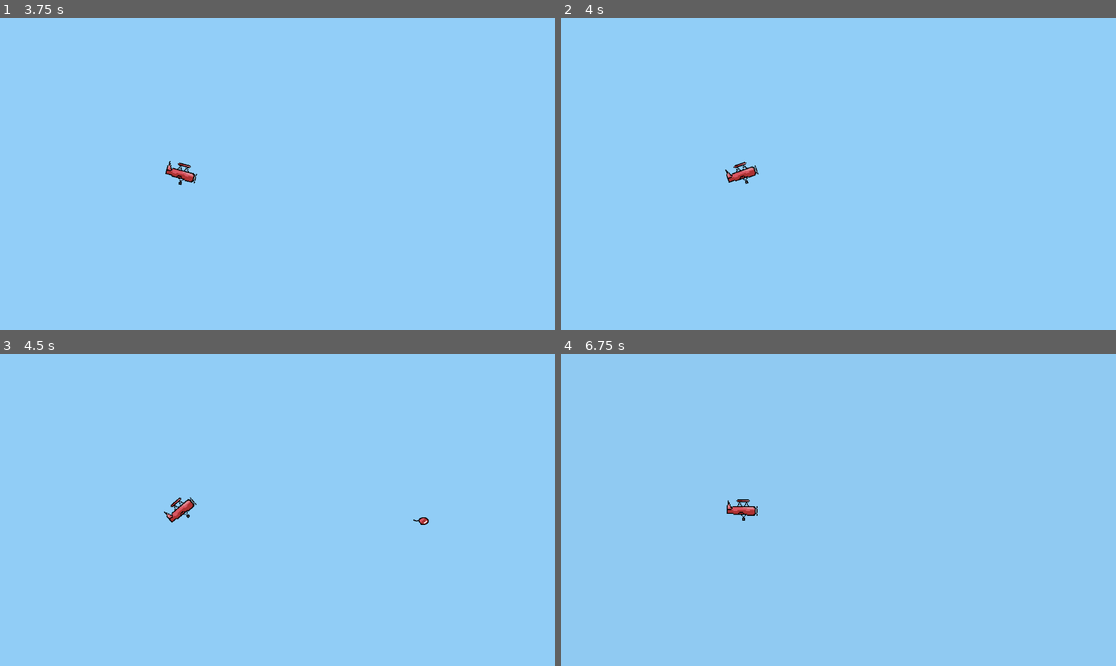
Above: before the commit, frames 1-4 (two rows, left to right).
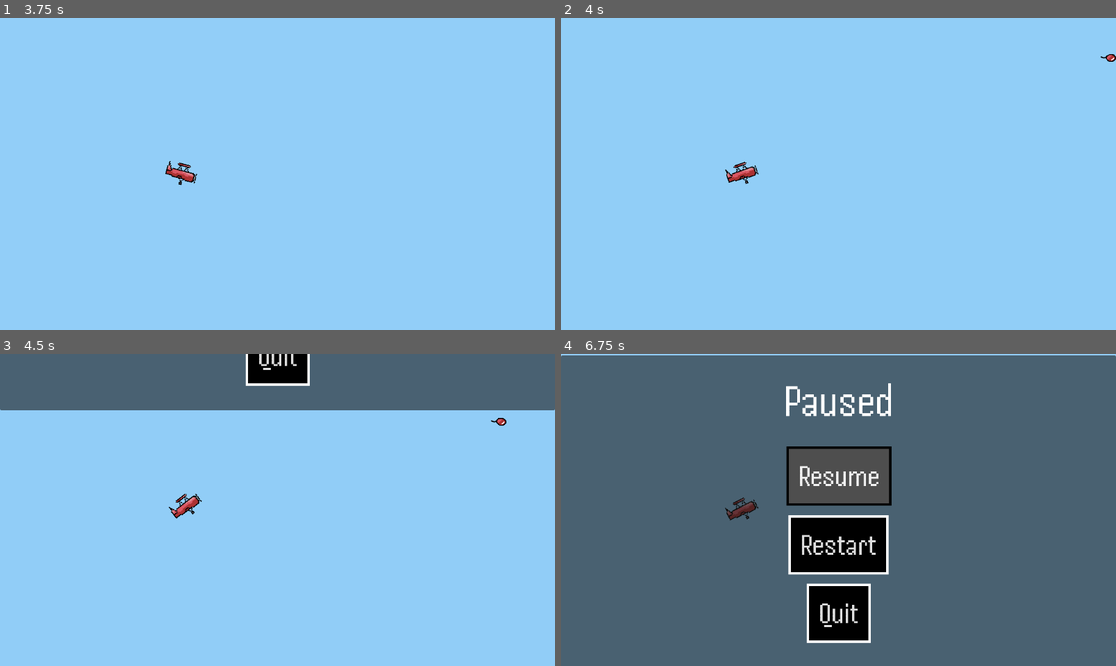
Above: after the commit, the same moments.

Repository: ShellShift/turbulence
Game: Godot game, scene res://scenes/game.tscn
Two runs of this game, one before a commit and one after it. Both use one fixed random seed, a clock stepped at 60 frames per second and the inputs below.
Inputs (mouse positions are in pixels of both pictures, inside the frame that each line leads up to):
- Up to frame 1 (3.75 s): hold Space (fly) 0.53-1.28 s; tap Space (fly) at 1.35, 2.85 s; hold Space (fly) 2.03-2.78 s; hold Space (fly) from 3.53 s (still down)
- Up to frame 2 (4 s): keep holding Space (fly)
- Up to frame 3 (4.5 s): tap Escape (pause, bound only after the commit) at 4.15 s; release Space (fly) at 4.28 s; tap Space (fly) at 4.35 s
- Up to frame 4 (6.75 s): click (838, 450) at 5 s, where only the run after the commit has a clickable "Resume"; hold Space (fly) 5.78-6.53 s; tap Space (fly) at 6.6 s

Frame 1 is identical in both runs. In frame 2, less than 0.1% of the frame differs, in the area x 97-100%, y 11-15%; in frame 3, 18%; in frame 4, 100%, in the area x 0-100%, y 0-100%.

Commit message:
Pause menu

Diff:
--- a/prefabs/scenes.tscn
+++ b/prefabs/scenes.tscn
@@ -1,6 +1,21 @@
 [gd_scene load_steps=6 format=3 uid="uid://s84eeyukb6oy"]
 
 [ext_resource type="Script" path="res://scripts/scenes.gd" id="1_g0xtq"]
+
+[sub_resource type="Animation" id="Animation_ulcwp"]
+length = 0.001
+tracks/0/type = "value"
+tracks/0/imported = false
+tracks/0/enabled = true
+tracks/0/path = NodePath("ColorRect:position")
+tracks/0/interp = 1
+tracks/0/loop_wrap = true
+tracks/0/keys = {
+"times": PackedFloat32Array(0),
+"transitions": PackedFloat32Array(1),
+"update": 0,
+"values": [Vector2(0, -648)]
+}
 
 [sub_resource type="Animation" id="Animation_ercqw"]
 resource_name = "slide_in"
@@ -15,21 +30,6 @@
 "transitions": PackedFloat32Array(-2, 1),
 "update": 0,
 "values": [Vector2(0, -648), Vector2(0, 0)]
-}
-
-[sub_resource type="Animation" id="Animation_ulcwp"]
-length = 0.001
-tracks/0/type = "value"
-tracks/0/imported = false
-tracks/0/enabled = true
-tracks/0/path = NodePath("ColorRect:position")
-tracks/0/interp = 1
-tracks/0/loop_wrap = true
-tracks/0/keys = {
-"times": PackedFloat32Array(0),
-"transitions": PackedFloat32Array(1),
-"update": 0,
-"values": [Vector2(0, -648)]
 }
 
 [sub_resource type="Animation" id="Animation_7gytm"]
@@ -55,6 +55,7 @@
 }
 
 [node name="Scenes" type="CanvasLayer"]
+process_mode = 3
 layer = 128
 script = ExtResource("1_g0xtq")
 
--- a/project.godot
+++ b/project.godot
@@ -11,6 +11,7 @@
 [application]
 
 config/name="brackeys-2024.2"
+config/tags=PackedStringArray("game_jam")
 run/main_scene="res://scenes/game.tscn"
 config/features=PackedStringArray("4.3")
 config/icon="res://icon.svg"
@@ -30,6 +31,12 @@
 , Object(InputEventMouseButton,"resource_local_to_scene":false,"resource_name":"","device":-1,"window_id":0,"alt_presse …(249 unchanged characters)…
 ]
 }
+pause={
+"deadzone": 0.5,
+"events": [Object(InputEventKey,"resource_local_to_scene":false,"resource_name":"","device":-1,"window_id":0,"alt_pressed":false,"shift_pressed":false,"ctrl_pressed":false,"meta_pressed":false,"pressed":false,"keycode":0,"physical_keycode":4194305,"key_label":0,"unicode":0,"location":0,"echo":false,"script":null)
+, Object(InputEventKey,"resource_local_to_scene":false,"resource_name":"","device":-1,"window_id":0,"alt_pressed":false,"shift_pressed":false,"ctrl_pressed":false,"meta_pressed":false,"pressed":false,"keycode":0,"physical_keycode":80,"key_label":0,"unicode":112,"location":0,"echo":false,"script":null)
+]
+}
 
 [rendering]
 
--- a/scenes/game.tscn
+++ b/scenes/game.tscn
@@ -1,10 +1,11 @@
-[gd_scene load_steps=16 format=3 uid="uid://xrkcj0ayqrqn"]
+[gd_scene load_steps=18 format=3 uid="uid://xrkcj0ayqrqn"]
 
 [ext_resource type="PackedScene" uid="uid://bxxdclsou0bic" path="res://prefabs/plane.tscn" id="1_3i0em"]
 [ext_resource type="Script" path="res://scripts/camera.gd" id="1_7jmaq"]
 [ext_resource type="FontFile" uid="uid://db71cti55fex3" path="res://graphics/Handjet.ttf" id="1_7rr75"]
 [ext_resource type="Script" path="res://scripts/lose_menu.gd" id="2_fpu3c"]
 [ext_resource type="Script" path="res://scripts/spawner.gd" id="3_l7hnn"]
+[ext_resource type="Script" path="res://scripts/pause_menu.gd" id="3_v2x1u"]
 [ext_resource type="PackedScene" uid="uid://d2rikdh5x743t" path="res://prefabs/balloon.tscn" id="4_26pqh"]
 [ext_resource type="PackedScene" uid="uid://cq6bvm8gcv3ro" path="res://prefabs/rock.tscn" id="5_lscy8"]
 
@@ -54,6 +55,33 @@
 Button/styles/hover = SubResource("StyleBoxFlat_im18e")
 Button/styles/normal = SubResource("StyleBoxFlat_3k7mb")
 Button/styles/pressed = SubResource("StyleBoxFlat_5qojt")
+
+[sub_resource type="Animation" id="Animation_65uy4"]
+length = 0.001
+tracks/0/type = "value"
+tracks/0/imported = false
+tracks/0/enabled = true
+tracks/0/path = NodePath(".:position")
+tracks/0/interp = 1
+tracks/0/loop_wrap = true
+tracks/0/keys = {
+"times": PackedFloat32Array(0),
+"transitions": PackedFloat32Array(1),
+"update": 0,
+"values": [Vector2(0, -648)]
+}
+tracks/1/type = "value"
+tracks/1/imported = false
+tracks/1/enabled = true
+tracks/1/path = NodePath(".:visible")
+tracks/1/interp = 1
+tracks/1/loop_wrap = true
+tracks/1/keys = {
+"times": PackedFloat32Array(0),
+"transitions": PackedFloat32Array(1),
+"update": 1,
+"values": [false]
+}
 
 [sub_resource type="Animation" id="Animation_45bcj"]
 resource_name = "slide"
@@ -82,8 +110,8 @@
 "values": [true]
 }
 
-[sub_resource type="Animation" id="Animation_65uy4"]
-length = 0.001
+[sub_resource type="Animation" id="Animation_5uuf8"]
+resource_name = "slide_out"
 tracks/0/type = "value"
 tracks/0/imported = false
 tracks/0/enabled = true
@@ -91,10 +119,10 @@
 tracks/0/interp = 1
 tracks/0/loop_wrap = true
 tracks/0/keys = {
-"times": PackedFloat32Array(0),
-"transitions": PackedFloat32Array(1),
+"times": PackedFloat32Array(0, 1),
+"transitions": PackedFloat32Array(-2, 1),
 "update": 0,
-"values": [Vector2(0, -648)]
+"values": [Vector2(0, 0), Vector2(0, 648)]
 }
 tracks/1/type = "value"
 tracks/1/imported = false
@@ -106,13 +134,14 @@
 "times": PackedFloat32Array(0),
 "transitions": PackedFloat32Array(1),
 "update": 1,
-"values": [false]
+"values": [true]
 }
 
 [sub_resource type="AnimationLibrary" id="AnimationLibrary_aqp2d"]
 _data = {
 "RESET": SubResource("Animation_65uy4"),
-"slide": SubResource("Animation_45bcj")
+"slide": SubResource("Animation_45bcj"),
+"slide_out": SubResource("Animation_5uuf8")
 }
 
 [node name="Game" type="Node2D"]
@@ -180,6 +209,80 @@
 "": SubResource("AnimationLibrary_aqp2d")
 }
 
+[node name="PauseMenu" type="Panel" parent="CanvasLayer"]
+process_mode = 3
+visible = false
+anchors_preset = 15
+anchor_right = 1.0
+anchor_bottom = 1.0
+grow_horizontal = 2
+grow_vertical = 2
+theme = SubResource("Theme_81lks")
+script = ExtResource("3_v2x1u")
+
+[node name="Label" type="Label" parent="CanvasLayer/PauseMenu"]
+layout_mode = 1
+anchors_preset = 5
+anchor_left = 0.5
+anchor_right = 0.5
+offset_left = -114.5
+offset_top = 41.0
+offset_right = 114.5
+offset_bottom = 149.0
+grow_horizontal = 2
+theme_override_font_sizes/font_size = 96
+text = "Paused"
+
+[node name="Resume" type="Button" parent="CanvasLayer/PauseMenu"]
+layout_mode = 1
+anchors_preset = 8
+anchor_left = 0.5
+anchor_top = 0.5
+anchor_right = 0.5
+anchor_bottom = 0.5
+offset_left = -46.0
+offset_top = -115.0
+offset_right = 47.0
+offset_bottom = -32.0
+grow_horizontal = 2
+grow_vertical = 2
+text = "Resume"
+
+[node name="Restart" type="Button" parent="CanvasLayer/PauseMenu"]
+layout_mode = 1
+anchors_preset = 8
+anchor_left = 0.5
+anchor_top = 0.5
+anchor_right = 0.5
+anchor_bottom = 0.5
+offset_left = -84.0
+offset_top = 27.5
+offset_right = 84.0
+offset_bottom = 110.5
+grow_horizontal = 2
+grow_vertical = 2
+text = "Restart"
+
+[node name="Quit" type="Button" parent="CanvasLayer/PauseMenu"]
+layout_mode = 1
+anchors_preset = 8
+anchor_left = 0.5
+anchor_top = 0.5
+anchor_right = 0.5
+anchor_bottom = 0.5
+offset_left = -46.0
+offset_top = 170.0
+offset_right = 47.0
+offset_bottom = 253.0
+grow_horizontal = 2
+grow_vertical = 2
+text = "Quit"
+
+[node name="AnimationPlayer" type="AnimationPlayer" parent="CanvasLayer/PauseMenu"]
+libraries = {
+"": SubResource("AnimationLibrary_aqp2d")
+}
+
 [node name="Camera" type="Camera2D" parent="." node_paths=PackedStringArray("target")]
 position = Vector2(100, 0)
 zoom = Vector2(2, 2)
@@ -204,8 +307,9 @@
 time = 2.0
 time_decrease = 0.05
 min_time = 0.25
-min = Vector2(-48, -48)
-max = Vector2(48, 48)
 
 [connection signal="pressed" from="CanvasLayer/LoseMenu/Restart" to="CanvasLayer/LoseMenu" method="restart"]
 [connection signal="pressed" from="CanvasLayer/LoseMenu/Quit" to="CanvasLayer/LoseMenu" method="quit"]
+[connection signal="pressed" from="CanvasLayer/PauseMenu/Resume" to="CanvasLayer/PauseMenu" method="toggle_pause"]
+[connection signal="pressed" from="CanvasLayer/PauseMenu/Restart" to="CanvasLayer/PauseMenu" method="restart"]
+[connection signal="pressed" from="CanvasLayer/PauseMenu/Quit" to="CanvasLayer/PauseMenu" method="quit"]
--- a/scripts/lose_menu.gd
+++ b/scripts/lose_menu.gd
@@ -1,4 +1,4 @@
-extends Panel
+class_name LoseMenu extends Panel
 
 func restart():
 	Scenes.reload()
--- /dev/null
+++ b/scripts/pause_menu.gd
@@ -0,0 +1,14 @@
+extends LoseMenu
+
+@onready var animation = $AnimationPlayer
+
+func toggle_pause():
+	get_tree().paused = !get_tree().paused
+	if get_tree().paused:
+		animation.play("slide")
+	else:
+		animation.play("slide_out")
+
+func _process(_delta):
+	if Input.is_action_just_pressed("pause"):
+		toggle_pause()
--- a/scripts/scenes.gd
+++ b/scripts/scenes.gd
@@ -6,6 +6,7 @@
 	animation.play("slide_in")
 	await animation.animation_finished
 	get_tree().reload_current_scene()
+	get_tree().paused = false
 	animation.play("slide_out")
 
 func load_scene(path):
@@ -13,4 +14,5 @@
 	await animation.animation_finished
 	var packed = load("res://scenes/%s.tscn" % path)
 	get_tree().change_scene_to_packed(packed)
+	get_tree().paused = false
 	animation.play("slide_out")
--- a/scripts/spawner.gd
+++ b/scripts/spawner.gd
@@ -6,8 +6,8 @@
 @export var time: float
 @export var time_decrease: float
 @export var min_time: float
-@export var min: Vector2
-@export var max: Vector2
+@export var mini: Vector2
+@export var maxi: Vector2
 var start_time: float
 var timer: float
 var prefab: int
@@ -17,7 +17,7 @@
 
 func spawn():
 	var object = prefabs[prefab].instantiate()
-	var random = Vector2(randf_range(min.x, max.x), randf_range(min.y, max.y))
+	var random = Vector2(randf_range(mini.x, maxi.x), randf_range(mini.y, maxi.y))
 	object.position = plane.position + offset.rotated(plane.velocity.angle()) + random
 	add_sibling(object)
 
